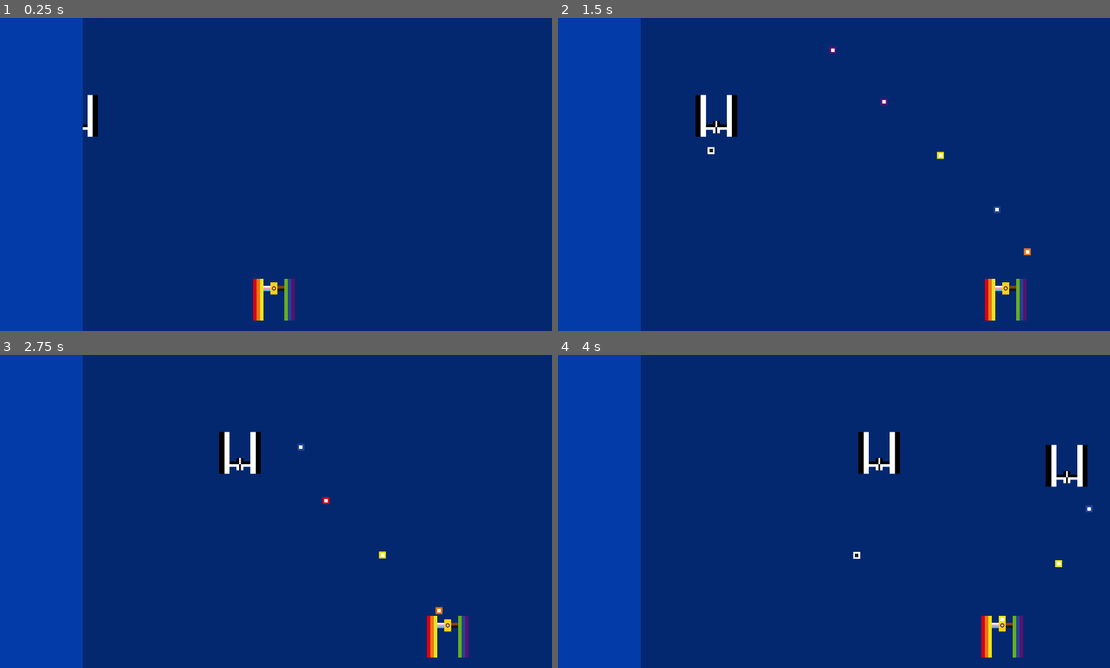
Above: before the commit, frames 1-4 (two rows, left to right).
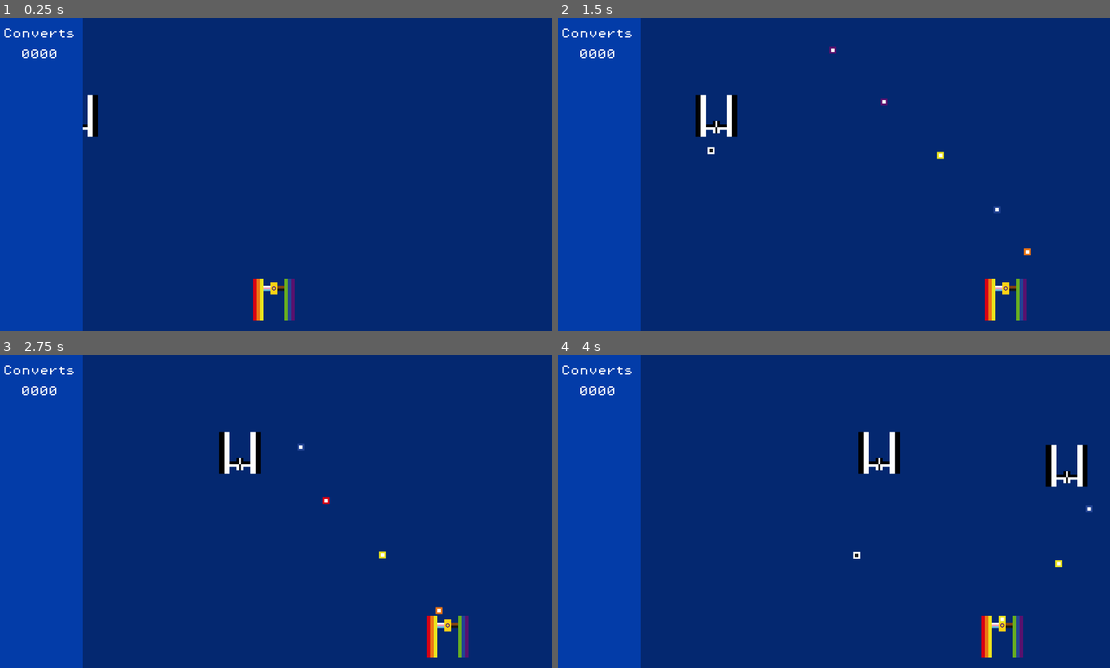
Above: after the commit, the same moments.

Repository: yndajas/qgjam-2023
Game: Godot game, scene res://main.tscn
The game is run twice, just before and just after one commit, with the same random seed, the same clock (stepped at 60 frames per second) and the same inputs. The project has no main scene, so this scene is started directly.
Inputs:
- Up to frame 1 (0.25 s): no input
- Up to frame 2 (1.5 s): hold Right (move_right) 0.53-1.28 s; hold Space (fire) 0.53-1.28 s; hold Left (move_left) from 1.28 s (still down); tap Space (fire) at 1.35 s
- Up to frame 3 (2.75 s): release Left (move_left) at 2.03 s; hold Right (move_right) from 2.03 s (still down); hold Space (fire) from 2.03 s (still down)
- Up to frame 4 (4 s): release Space (fire) at 2.78 s; tap Space (fire) at 2.85 s; release Right (move_right) at 3.53 s; hold Left (move_left) from 3.53 s (still down); hold Space (fire) from 3.53 s (still down)

The runs differ from the first frame. In frame 1, 0.2% of the frame differs, in the area x 0-14%, y 3-13%; in frame 2, 0.2%; in frame 3, 0.2%; in frame 4, 0.2%.

Commit message:
Add converts counter
- Add theme
- Add font
- Add counter

Diff:
--- /dev/null
+++ b/assets/themes/theme.tres
@@ -0,0 +1,7 @@
+[gd_resource type="Theme" load_steps=2 format=3 uid="uid://xerbaooedi4j"]
+
+[ext_resource type="FontFile" uid="uid://4l4o8wor2s3a" path="res://assets/fonts/PixelOperator8.ttf" id="1_g2byh"]
+
+[resource]
+default_font = ExtResource("1_g2byh")
+default_font_size = 24
--- a/main.tscn
+++ b/main.tscn
@@ -1,7 +1,8 @@
-[gd_scene load_steps=3 format=3 uid="uid://crgnvs7u0lb24"]
+[gd_scene load_steps=4 format=3 uid="uid://crgnvs7u0lb24"]
 
 [ext_resource type="Script" path="res://scripts/main.gd" id="1_0pve6"]
 [ext_resource type="PackedScene" uid="uid://b5jjbttu580bu" path="res://scenes/player.tscn" id="1_xxnlq"]
+[ext_resource type="Theme" uid="uid://xerbaooedi4j" path="res://assets/themes/theme.tres" id="3_fo0jw"]
 
 [node name="Main" type="Node2D"]
 script = ExtResource("1_0pve6")
@@ -19,4 +20,22 @@
 offset_bottom = 720.0
 color = Color(0.0117647, 0.235294, 0.658824, 1)
 
+[node name="ConvertsText" type="RichTextLabel" parent="InformationPanel"]
+layout_mode = 0
+offset_top = 24.0
+offset_right = 200.0
+offset_bottom = 48.0
+theme = ExtResource("3_fo0jw")
+bbcode_enabled = true
+text = "[center]Converts"
+
+[node name="ConvertsCountText" type="RichTextLabel" parent="InformationPanel"]
+layout_mode = 0
+offset_top = 72.0
+offset_right = 200.0
+offset_bottom = 96.0
+theme = ExtResource("3_fo0jw")
+bbcode_enabled = true
+text = "[center]0000"
+
 [connection signal="timeout" from="EnemySpawnTimer" to="." method="_on_enemy_spawn_timer_timeout"]
--- a/scripts/main.gd
+++ b/scripts/main.gd
@@ -2,12 +2,14 @@
 
 var enemy_scene: PackedScene = preload("res://scenes/enemy.tscn")
 var score: int = 0
+@onready var converts_count_text: RichTextLabel = $InformationPanel/ConvertsCountText
 @onready var enemy_spawn_timer: Timer = $EnemySpawnTimer
 @onready var information_panel: ColorRect = $InformationPanel
 
 
 func _ready() -> void:
 	information_panel.size.x = Global.PLAYABLE_LEFT_EDGE
+	update_score_counter()
 	spawn_enemy()
 
 
@@ -19,7 +21,7 @@
 
 func on_enemy_converted() -> void:
 	score += 1
-	print_debug(score)
+	update_score_counter()
 
 
 func spawn_enemy() -> void:
@@ -45,3 +47,7 @@
 func set_enemy_direction_right(enemy: CharacterBody2D) -> void:
 	enemy.global_position.x = Global.PLAYABLE_RIGHT_EDGE + enemy.EXPECTED_EDGE_OFFSET
 	enemy.velocity.x = -enemy.SPEED
+
+
+func update_score_counter() -> void:
+	converts_count_text.text = "[center]" + "%04d" % score
Binary file added: assets/fonts/PixelOperator8.ttf
Not shown, added: assets/fonts/PixelOperator8.ttf.import
Not shown, changed: README.md
Not shown, changed: TODO.md
